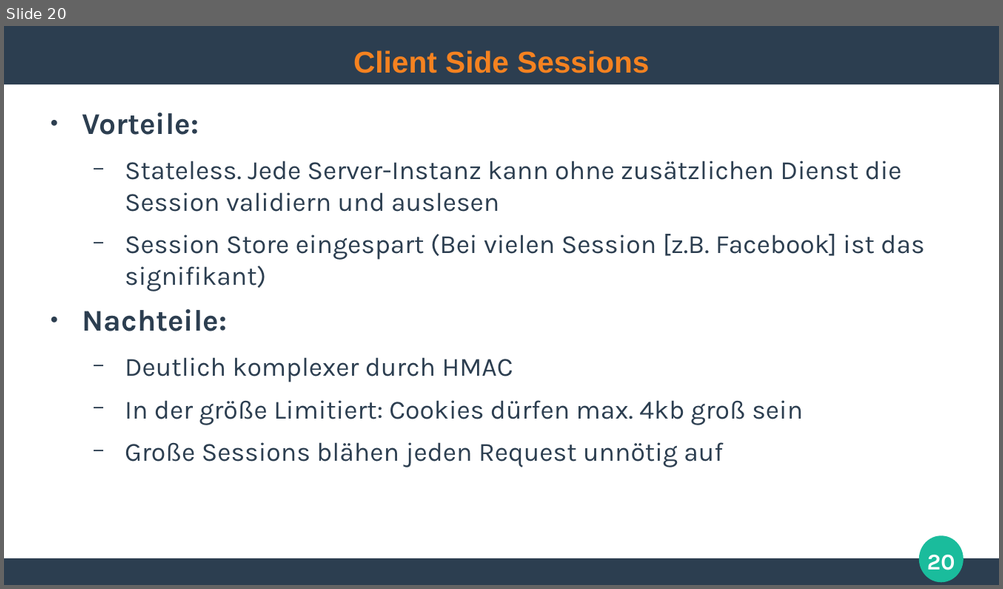
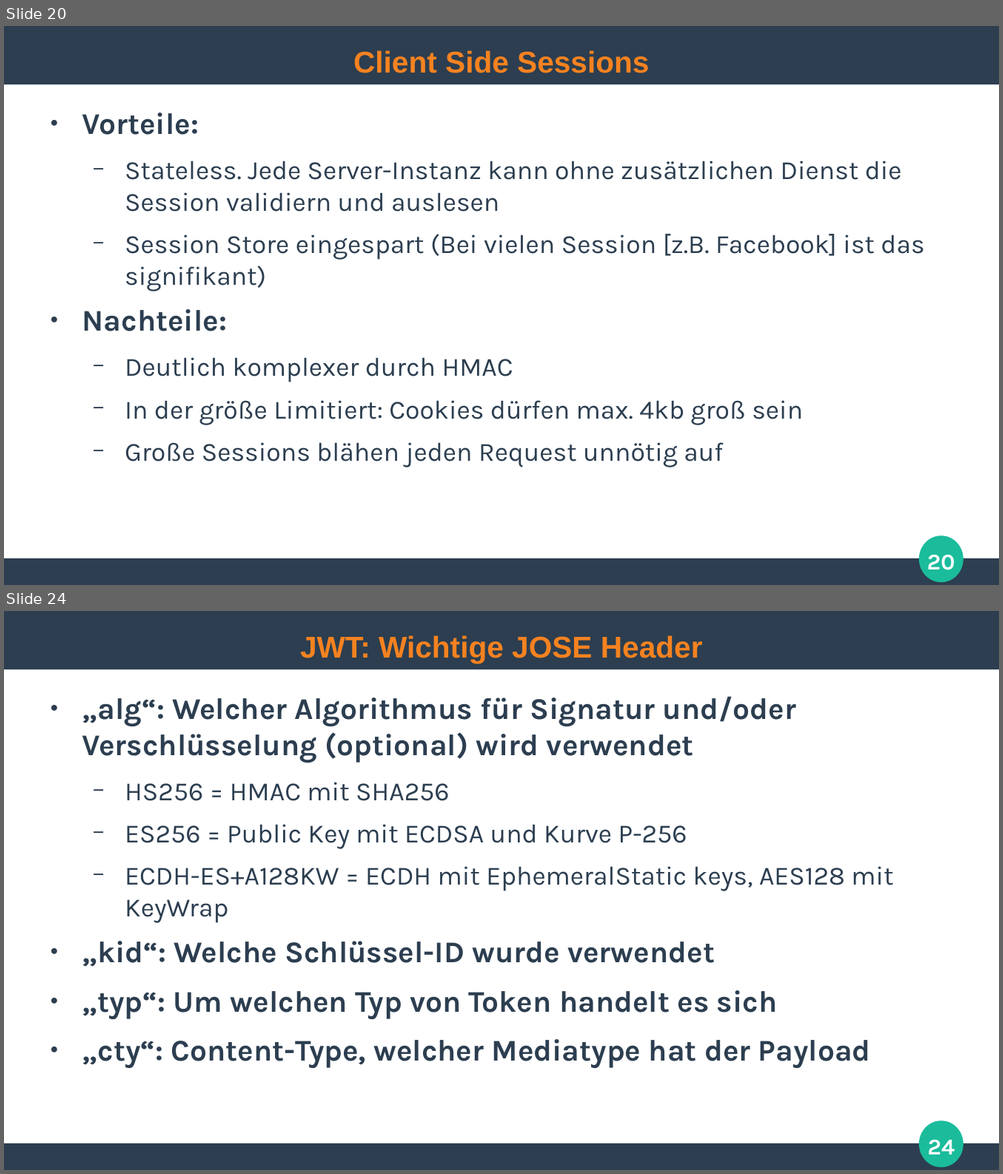
Before and after one commit to ghandmann/HS-AlbSig-WebAnwendungen2, a slide deck: Kapitel/07_Authentication.odp. Shown one above the other, each under a label of ours: slide 20 before the commit, slides 20 and 24 after it; the slides between them are not shown. The pictures are 1003x589 and 1003x1174 pixels, drawn with LibreOffice and Linux fonts; fonts in the diff are those of the drawing. Boxes give left, top, right and bottom in pixels: in the first picture for what was removed or moved away, otherwise in the second. Text is boxed around its words. In the diff, an @@ line names an element or a change of style, - is before the commit and + after.

Commit message:
Added JSON Web Token section, needs refinement

```diff
--- a/Kapitel/07_Authentication.odp
+++ b/Kapitel/07_Authentication.odp
@@ slide 24 added at (4, 611, 999, 1170), background #FFFFFF; not listed: 3 template elements that a slide beside it also shows @@
@@ title added at (300, 635, 703, 664), 24 pt, text #F58220, bold @@
+JWT: Wichtige JOSE Header
@@ text added at (82, 696, 893, 1068), 24 pt, text #2C3E50, bold @@
+● „alg“: Welcher Algorithmus für Signatur und/oder Verschlüsselung (optional) wird verwendet
+  − HS256 = HMAC mit SHA256
+  − ES256 = Public Key mit ECDSA und Kurve P-256
+  − ECDH-ES+A128KW = ECDH mit EphemeralStatic keys, AES128 mit KeyWrap
+● „kid“: Welche Schlüssel-ID wurde verwendet
+● „typ“: Um welchen Typ von Token handelt es sich
+● „cty“: Content-Type, welcher Mediatype hat der Payload
@@ page number added at (928, 1140, 955, 1155), 18 pt, text #FFFFFF, bold @@
+24
```
Also in this commit, not shown: 9 other slides added.
